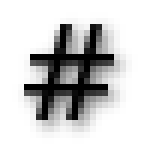
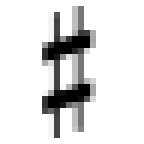
Before/after of a 144 × 144 layered artwork. What changed in the layer stack:
painted on "#" over [left=24, top=6, right=114, bottom=138]
removed layer "Drop-Shadow" (was 69%) over [left=18, top=12, right=132, bottom=138]
